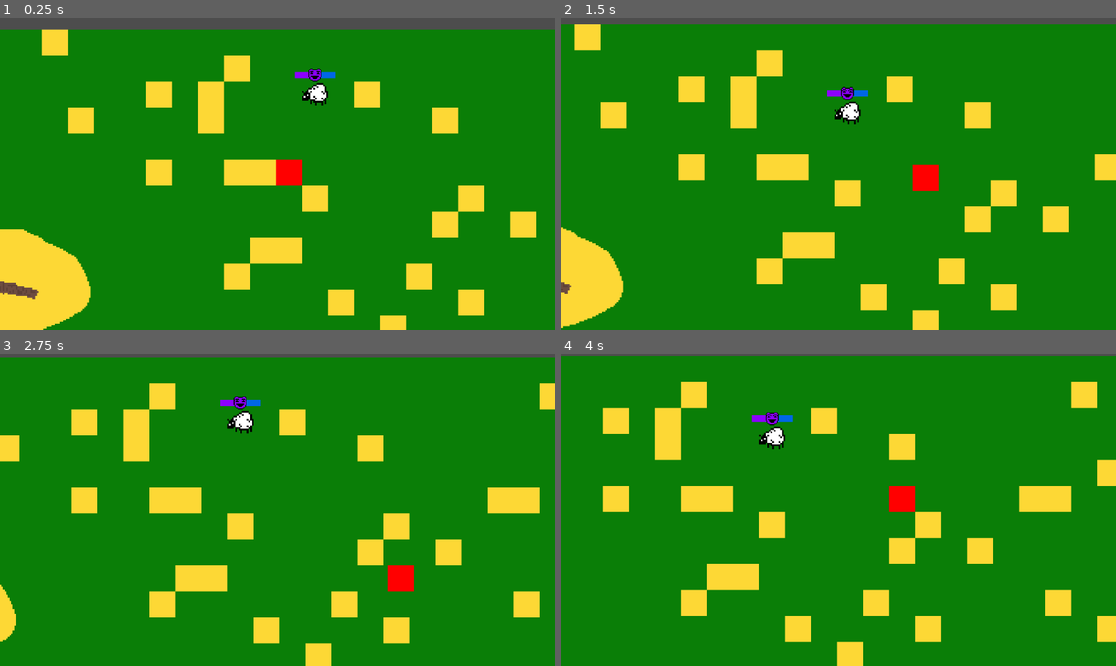
Above: before the commit, frames 1-4 (two rows, left to right).
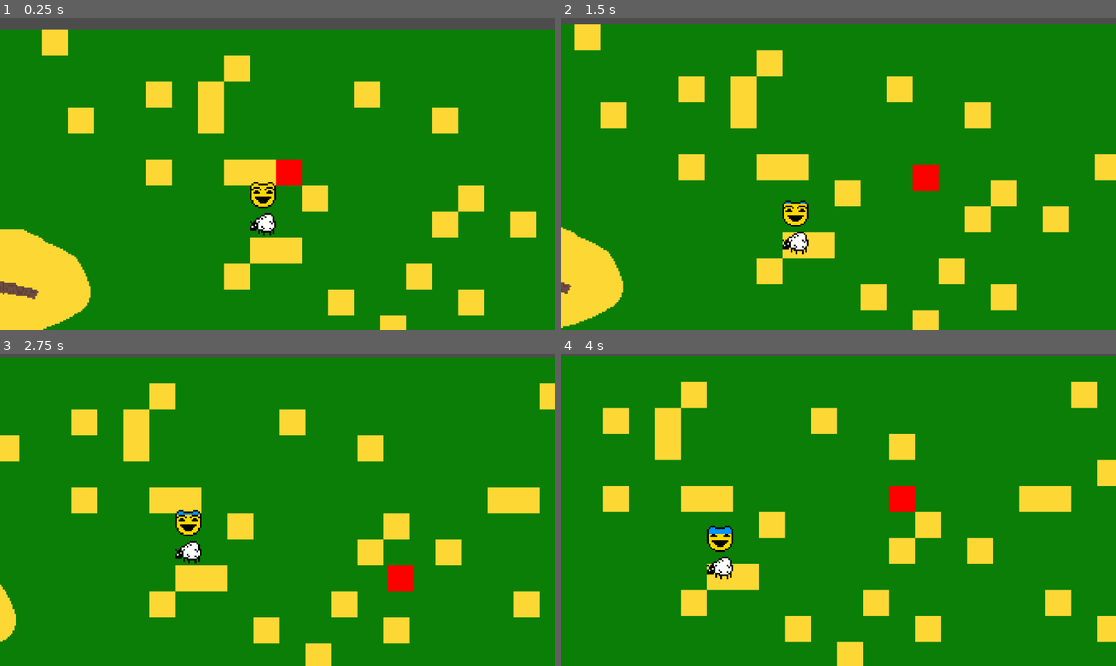
Above: after the commit, the same moments.

Repository: zelochron42/Clown-Ranch-Game
Game: Godot game, scene res://main_scene.tscn
The game is run twice, just before and just after one commit, with the same random seed, the same clock (stepped at 60 frames per second) and the same inputs.
Inputs:
- Up to frame 1 (0.25 s): no input
- Up to frame 2 (1.5 s): hold Right (ui_right) 0.53-1.28 s; hold Down (ui_down) from 1.28 s (still down)
- Up to frame 3 (2.75 s): release Down (ui_down) at 2.03 s; hold Right (ui_right) from 2.03 s (still down)
- Up to frame 4 (4 s): release Right (ui_right) at 2.78 s; hold Up (ui_up) 2.78-3.53 s; hold Left (ui_left) from 3.53 s (still down)

The runs differ from the first frame. In frame 1, 1.0% of the frame differs, in the area x 45-61%, y 16-70%; in frame 2, 1.0%; in frame 3, 1.0%; in frame 4, 1.0%, in the area x 26-42%, y 18-73%.

Commit message:
laugh meter code implementation

Diff:
--- a/LaughMeter.gd
+++ b/LaughMeter.gd
@@ -1,11 +1,22 @@
-extends HSlider
+extends TextureProgressBar
 
+@export var drain_rate : float = 1
+var timer : Timer
+var laugh_value : float
 
 # Called when the node enters the scene tree for the first time.
 func _ready():
+	laugh_value = value
+	timer = $Timer
+	timer.connect("timeout", _laugh_drain)
 	pass # Replace with function body.
-
 
 # Called every frame. 'delta' is the elapsed time since the previous frame.
 func _process(delta):
+	value = int(laugh_value)
 	pass
+func _laugh_drain():
+	AddLaugh(-drain_rate)
+
+func AddLaugh(laughs):
+	laugh_value = clamp(laugh_value + laughs, min_value, max_value)
--- a/Player.gd
+++ b/Player.gd
@@ -7,10 +7,21 @@
 
 func _process(delta):
 	if Input.is_action_pressed("ui_down"):
-		tilemap_object.MoveDirection(Vector2i.DOWN)
+		TryMove(Vector2i.DOWN)
 	if Input.is_action_pressed("ui_up"):
-		tilemap_object.MoveDirection(Vector2i.UP)
+		TryMove(Vector2i.UP)
 	if Input.is_action_pressed("ui_left"):
-		tilemap_object.MoveDirection(Vector2i.LEFT)
+		TryMove(Vector2i.LEFT)
 	if Input.is_action_pressed("ui_right"):
-		tilemap_object.MoveDirection(Vector2i.RIGHT)
+		TryMove(Vector2i.RIGHT)
+
+func TryMove(direction):
+	var target = await tilemap_object.MoveDirection(direction)
+	if target != null:
+		MakeLaugh(target)
+
+func MakeLaugh(target):
+	print("attempting to make target laugh")
+	var meter = target.find_child("LaughMeter")
+	if meter:
+		meter.AddLaugh(1)
--- a/TilemapObject.gd
+++ b/TilemapObject.gd
@@ -13,10 +13,15 @@
 	_sync_parent()
 	map.objects.append(parent)
 
-func MoveToCell(new_cell : Vector2i, ignore_objects : bool = false, override_movement : bool = false):
-	var tile_open : bool = CheckCell(new_cell)
-	if !tile_open:
-		return
+func MoveToCell(new_cell : Vector2i, ignore_objects : bool = false, override_movement : bool = false) -> Node:
+	var valid_tile : bool = _check_cell_for_tile(new_cell)
+	if !valid_tile:
+		return null
+
+	var obstruction : Node = _check_cell_for_object(new_cell)
+	if obstruction:
+		return obstruction
+
 	if !is_tweening || override_movement:
 		is_tweening = true
 		var tween = create_tween()
@@ -25,20 +30,21 @@
 		await tween.finished
 		cell_position = goal_cell
 		is_tweening = false
+	return null
+func _check_cell_for_tile(check_cell) -> bool:
+	return map.get_cell_tile_data(0, check_cell) != null
 
-func CheckCell(check_cell) -> bool:
-	if !map.get_cell_tile_data(0, check_cell):
-		return false
+func _check_cell_for_object(check_cell) -> Node:
 	for ob in map.objects:
 		if ob != parent:
 			var mapob = ob.find_child("TilemapObject")
 			if mapob && (mapob.cell_position == check_cell || mapob.goal_cell == check_cell):
-				print("Movement of " + parent.name + " blocked by " + ob.name)
-				return false
-	return true
+				return ob
+	return null
 
-func MoveDirection(direction : Vector2i):
-	MoveToCell(cell_position + direction)
+func MoveDirection(direction : Vector2i) -> Node:
+	var target = await MoveToCell(cell_position + direction)
+	return target
 
 func _sync_parent():
 	parent.position = map.map_to_local(cell_position)
--- a/main_scene.tscn
+++ b/main_scene.tscn
@@ -7,8 +7,9 @@
 [ext_resource type="Script" path="res://GameMap.gd" id="5_k8yc6"]
 [ext_resource type="Script" path="res://SheepBehavior.gd" id="6_ckt2i"]
 [ext_resource type="Texture2D" uid="uid://cnlfcc36qkvrq" path="res://sheep_prototype.png" id="6_h406r"]
-[ext_resource type="Texture2D" uid="uid://cru6d25lgjfqw" path="res://laugh_face.png" id="8_5fkkh"]
+[ext_resource type="Texture2D" uid="uid://cff5pygu1bhld" path="res://laugh_face_back.png" id="8_jm57e"]
 [ext_resource type="Script" path="res://LaughMeter.gd" id="9_b507p"]
+[ext_resource type="Texture2D" uid="uid://ccrgyhm8lnuf7" path="res://laugh_face_purple.png" id="9_inxpc"]
 
 [sub_resource type="TileSetAtlasSource" id="TileSetAtlasSource_4kkab"]
 texture = ExtResource("5_gfouj")
@@ -382,14 +383,6 @@
 custom_data_layer_0/type = 1
 sources/0 = SubResource("TileSetAtlasSource_4kkab")
 
-[sub_resource type="StyleBoxLine" id="StyleBoxLine_u5vim"]
-color = Color(0, 0.403922, 0.901961, 1)
-thickness = 8
-
-[sub_resource type="StyleBoxLine" id="StyleBoxLine_88sak"]
-color = Color(0.54902, 0, 1, 1)
-thickness = 8
-
 [node name="MainScene" type="Node2D"]
 
 [node name="Player" type="Sprite2D" parent="."]
@@ -419,7 +412,7 @@
 script = ExtResource("5_k8yc6")
 
 [node name="Sheeple" type="Sprite2D" parent="."]
-position = Vector2(27, 40)
+position = Vector2(-8, 120)
 texture = ExtResource("6_h406r")
 script = ExtResource("6_ckt2i")
 
@@ -428,18 +421,22 @@
 map = NodePath("../../TileMap")
 move_time = 0.8
 
-[node name="LaughMeter" type="HSlider" parent="Sheeple"]
-offset_left = -12.0
-offset_top = -16.0
-offset_right = 36.0
-scale = Vector2(0.5, 0.5)
-focus_mode = 0
-mouse_filter = 2
-theme_override_icons/grabber = ExtResource("8_5fkkh")
-theme_override_icons/grabber_highlight = ExtResource("8_5fkkh")
-theme_override_icons/grabber_disabled = ExtResource("8_5fkkh")
-theme_override_styles/slider = SubResource("StyleBoxLine_u5vim")
-theme_override_styles/grabber_area = SubResource("StyleBoxLine_88sak")
-step = 10.0
-value = 50.0
+[node name="LaughMeter" type="TextureProgressBar" parent="Sheeple"]
+z_index = 2
+layout_direction = 1
+offset_left = -8.0
+offset_top = -26.0
+offset_right = 8.0
+offset_bottom = -10.0
+max_value = 16.0
+step = 0.1
+value = 16.0
+fill_mode = 3
+texture_under = ExtResource("8_jm57e")
+texture_progress = ExtResource("9_inxpc")
 script = ExtResource("9_b507p")
+
+[node name="Timer" type="Timer" parent="Sheeple/LaughMeter"]
+process_callback = 0
+wait_time = 0.75
+autostart = true
Binary file added: laugh_face_back.png
Not shown, added: laugh_face_back.png.import
Binary file added: laugh_face_purple.png
Not shown, added: laugh_face_purple.png.import
Not shown: 1 places in main_scene.tscn that only renumber resources
